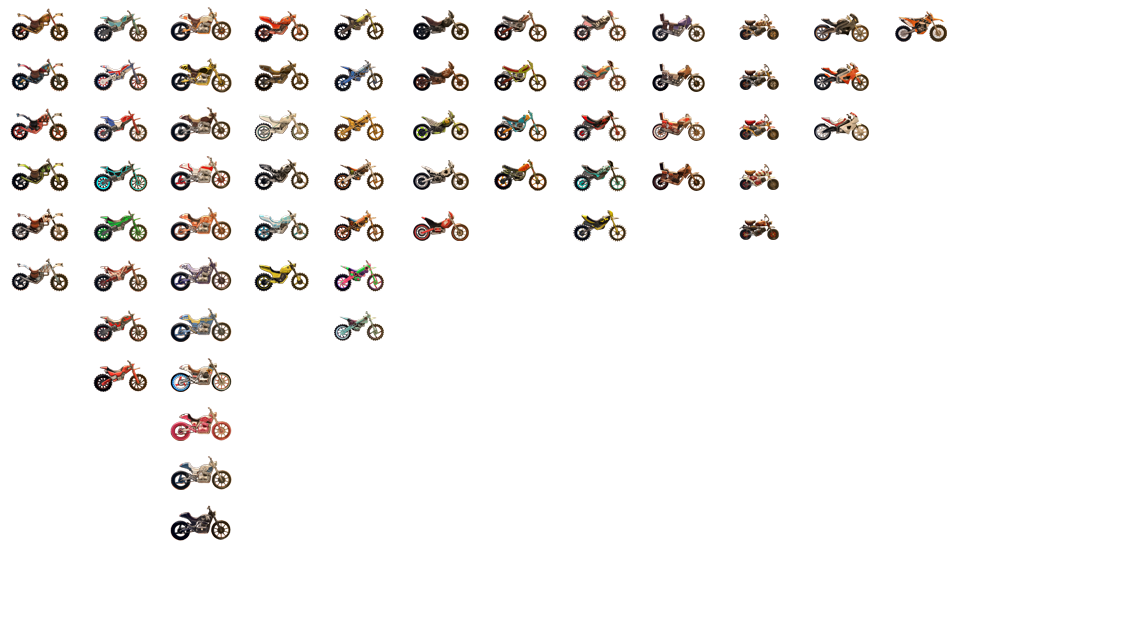
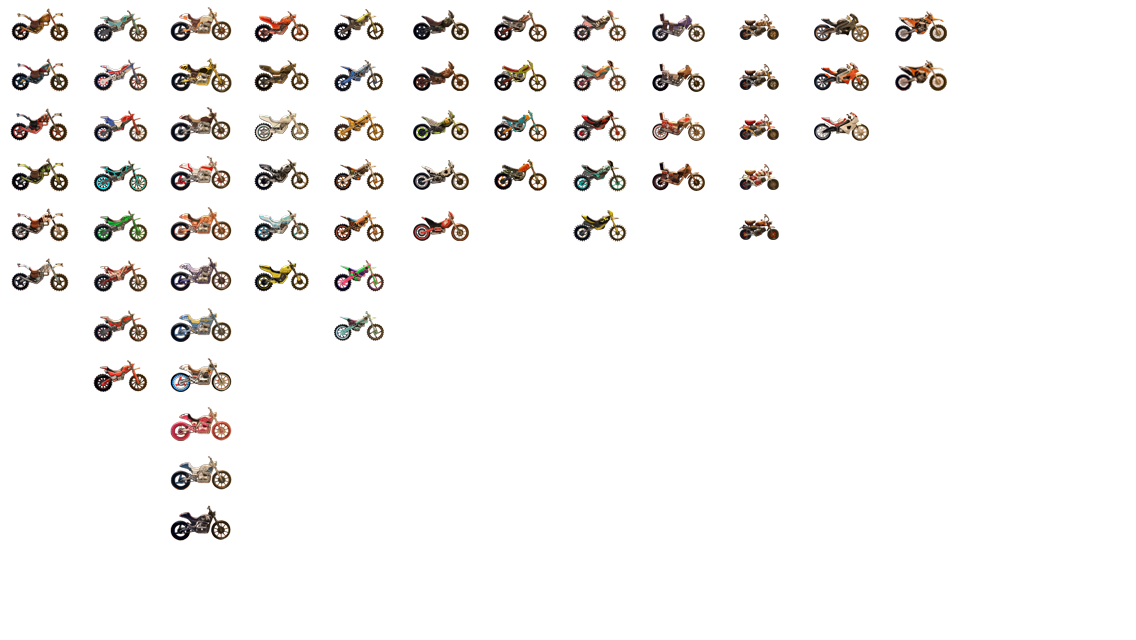
Comparing the layer stacks of the two 1136×640 images. Changes:
added layer "ivory" in group "ktm" over left=895, top=60, right=947, bottom=91
